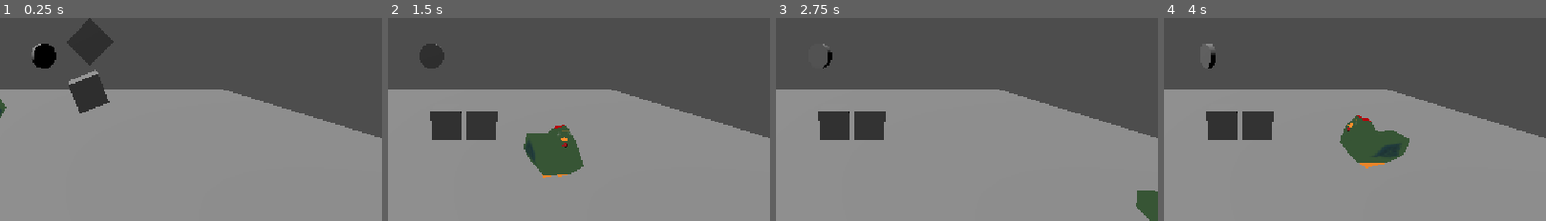
Above: before the commit, frames 1-4 (left to right).
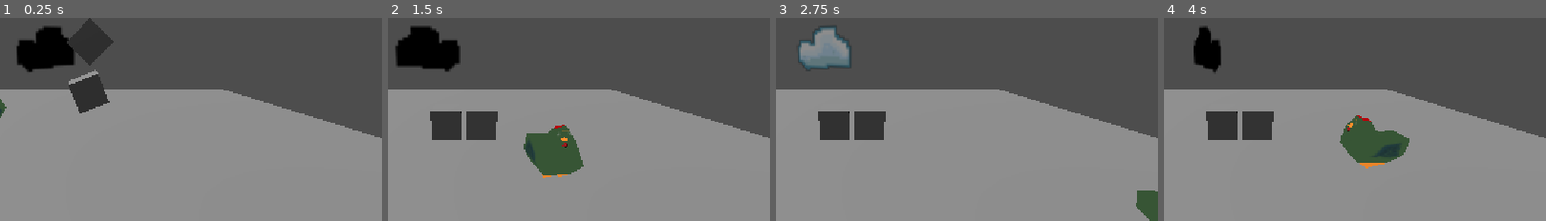
Above: after the commit, the same moments.

Repository: AyanChowdhury07/Between-Seasons
Game: Godot game, scene res://world.tscn
Two runs of this game, one before a commit and one after it. Both use one fixed random seed, a clock stepped at 60 frames per second and the inputs below.
Inputs:
- Up to frame 1 (0.25 s): no input
- Up to frame 2 (1.5 s): tap Enter (ui_accept) at 0.5, 0.77 s; hold Right (ui_right) 0.53-1.28 s; hold Down (ui_down) from 1.28 s (still down)
- Up to frame 3 (2.75 s): tap Enter (ui_accept) at 1.52 s; release Down (ui_down) at 2.03 s; hold Right (ui_right) from 2.03 s (still down)
- Up to frame 4 (4 s): release Right (ui_right) at 2.78 s; hold Up (ui_up) 2.78-3.53 s; tap Enter (ui_accept) at 3.02, 3.77 s; hold Left (ui_left) from 3.53 s (still down)
The pictures show only the part of the screen within x 41-91%, y 23-73%; the shares and areas given below are measured in that part.

The runs differ from the first frame. In frame 1, 1.9% of the frame differs, in the area x 4-20%, y 3-27%; in frame 2, 2.9%, in the area x 2-19%, y 3-27%; in frame 3, 2.3%; in frame 4, 1.1%.

Commit message:
Added cloud medal png, currently spining

Diff:
--- a/cloud_medal.tscn
+++ b/cloud_medal.tscn
@@ -1,11 +1,16 @@
 [gd_scene format=3 uid="uid://bnptjw8yyd02p"]
 
 [ext_resource type="Script" uid="uid://byn3bbqglju3c" path="res://cloud_medal.gd" id="1_4easn"]
+[ext_resource type="Texture2D" uid="uid://breagm5te1ta3" path="res://CloudMedal.png" id="2_fbyk8"]
 
-[sub_resource type="CylinderMesh" id="CylinderMesh_m28v3"]
-top_radius = 0.3
-bottom_radius = 0.3
-height = 0.15
+[sub_resource type="StandardMaterial3D" id="StandardMaterial3D_fbyk8"]
+transparency = 1
+cull_mode = 2
+shading_mode = 2
+albedo_texture = ExtResource("2_fbyk8")
+
+[sub_resource type="PlaneMesh" id="PlaneMesh_kyu14"]
+lightmap_size_hint = Vector2i(12, 12)
 
 [sub_resource type="CylinderShape3D" id="CylinderShape3D_t4ws7"]
 margin = 0.3
@@ -17,7 +22,8 @@
 
 [node name="MeshInstance3D" type="MeshInstance3D" parent="." unique_id=190172292]
 transform = Transform3D(1, 0, 0, 0, -4.371139e-08, -1, 0, 1, -4.371139e-08, 0, 0, 0)
-mesh = SubResource("CylinderMesh_m28v3")
+material_override = SubResource("StandardMaterial3D_fbyk8")
+mesh = SubResource("PlaneMesh_kyu14")
 
 [node name="CollisionShape3D" type="CollisionShape3D" parent="." unique_id=102566570]
 transform = Transform3D(1, 0, 0, 0, -4.371139e-08, -1, 0, 1, -4.371139e-08, 0, 0, 0)
Binary file added: CloudMedal.png
Not shown, added: CloudMedal.png.import
